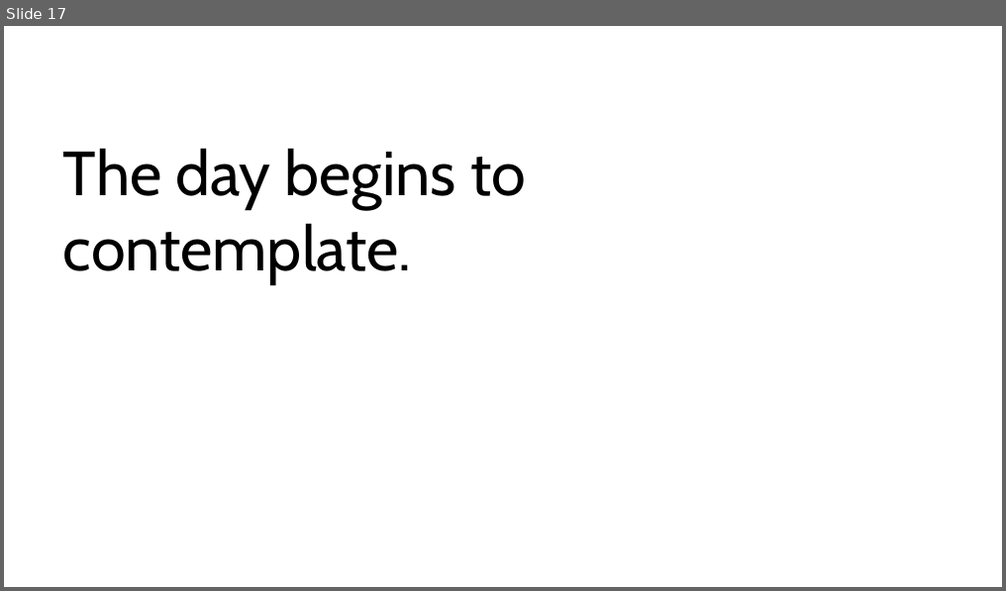
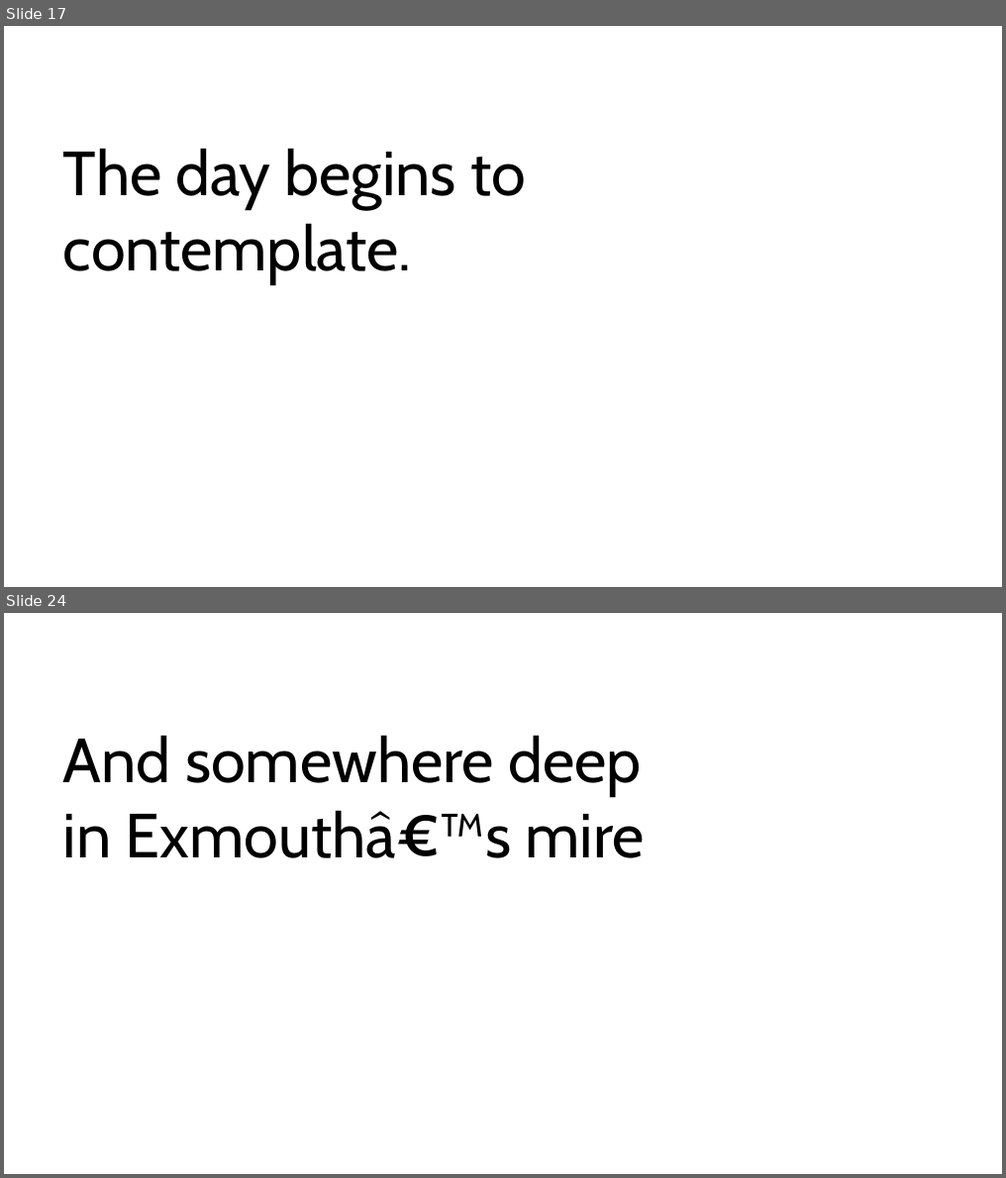
Before and after one commit to aadennis/VbaSandbox, a slide deck: PowerPointVba/PowerPointVba.pptm. Shown one above the other, each under a label of ours: slide 17 before the commit, slides 17 and 24 after it; the slides between them are not shown. The pictures are 1006x591 and 1006x1178 pixels, drawn with LibreOffice and Linux fonts; fonts in the diff are those of the drawing. Boxes give left, top, right and bottom in pixels: in the first picture for what was removed or moved away, otherwise in the second. Text is boxed around its words. In the diff, an @@ line names an element or a change of style, - is before the commit and + after.

```diff
--- a/PowerPointVba/PowerPointVba.pptm
+++ b/PowerPointVba/PowerPointVba.pptm
@@ slide 24 added at box(4, 613, 1002, 1174), background #FFFFFF @@
@@ text added at box(63, 735, 644, 859), 60 pt, text #000000 @@
+And somewhere deep in Exmouthâ€™s mire
```
Also in this commit, not shown: 23 other slides added.
